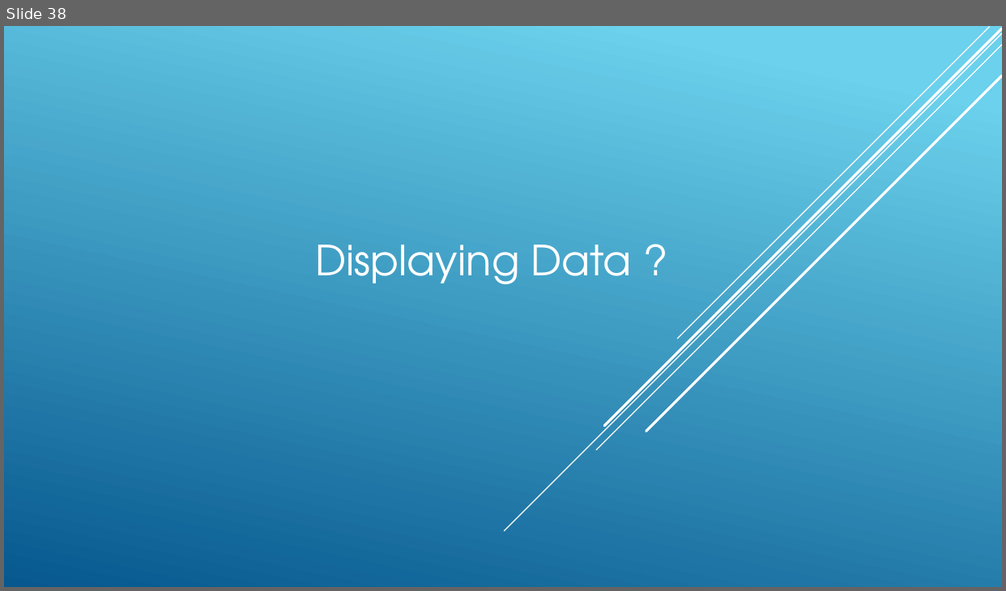
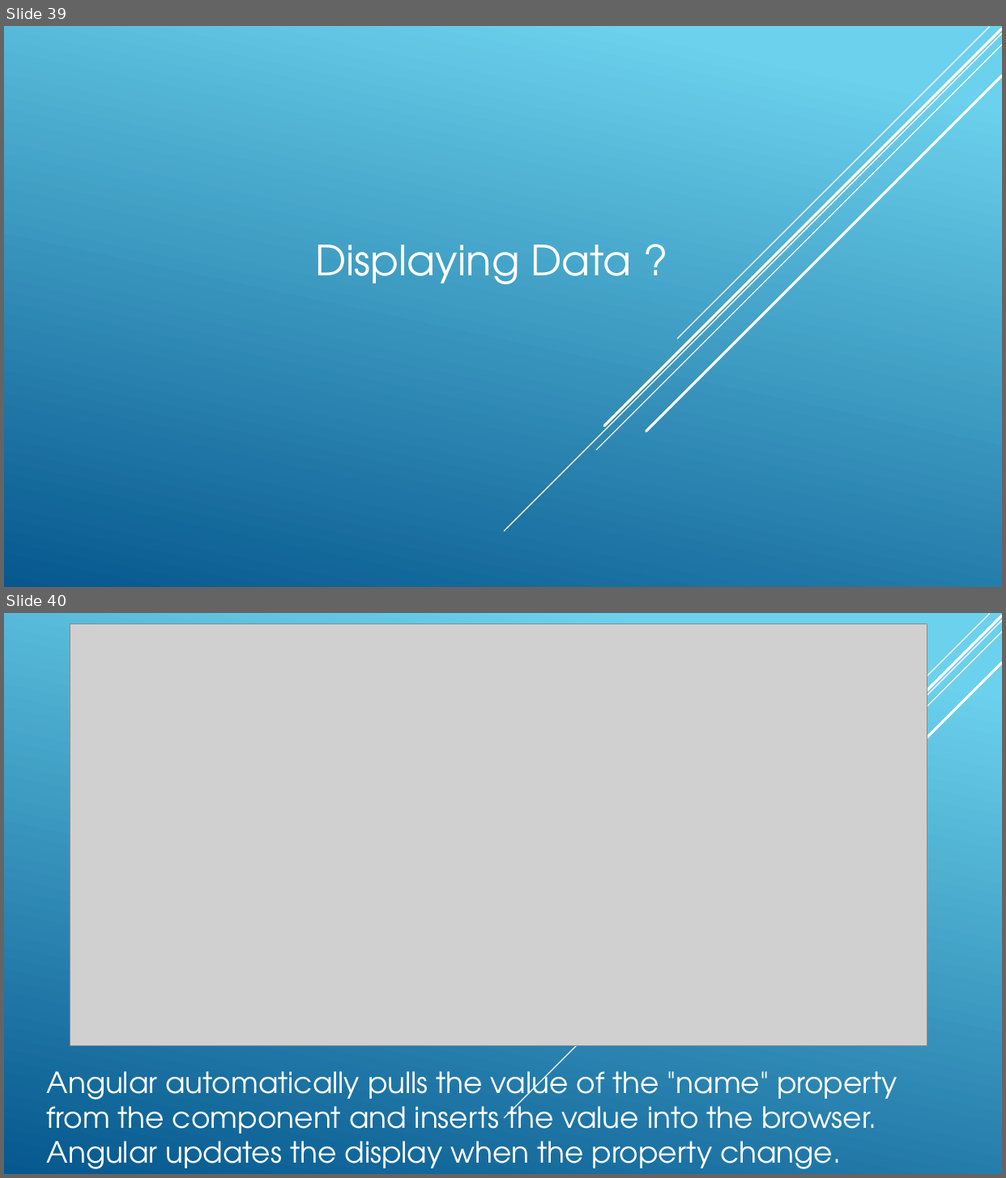
Before and after one commit to rama99/PPTS, a slide deck: Angular2Presentation.pptx. Shown one above the other, each under a label of ours: slide 38 before the commit, slides 39 and 40 after it. The pictures are 1006x591 and 1006x1178 pixels, drawn with LibreOffice and Linux fonts; fonts in the diff are those of the drawing; grey boxes stand for pictures. Boxes give left, top, right and bottom in pixels: in the first picture for what was removed or moved away, otherwise in the second. Text is boxed around its words. In the diff, an @@ line names an element or a change of style, - is before the commit and + after.

```diff
--- a/Angular2Presentation.pptx
+++ b/Angular2Presentation.pptx
@@ slide 40 added at [4, 613, 1002, 1174], background gradient #6ED2EB to #06588E; not listed: 5 template elements that a slide beside it also shows @@
@@ picture added at [70, 624, 927, 1046] @@
@@ text added at [47, 1063, 897, 1169], 28 pt, text #FFFFFF @@
+Angular automatically pulls the value of the "name" property
+from the component and inserts the value into the browser.
+Angular updates the display when the property change.
@@ what was slide 38 is now slide 39 @@
```
Also in this commit, not shown: 1 slide changed, 38 other slides added, 2 slides removed.
